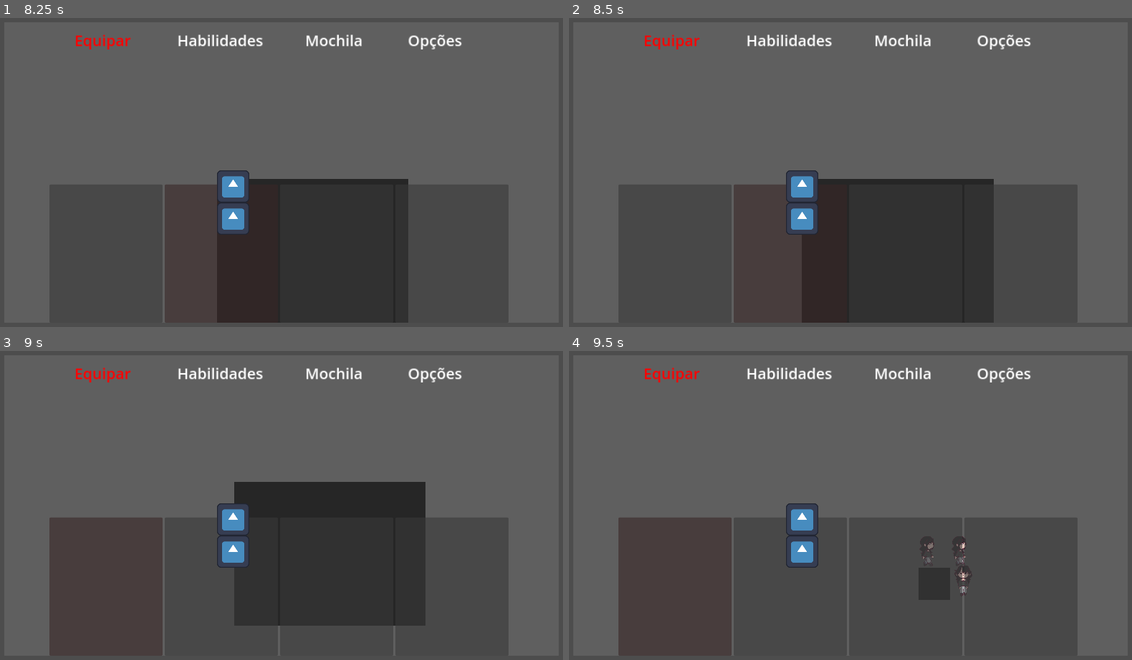
Above: before the commit, frames 1-4 (two rows, left to right).
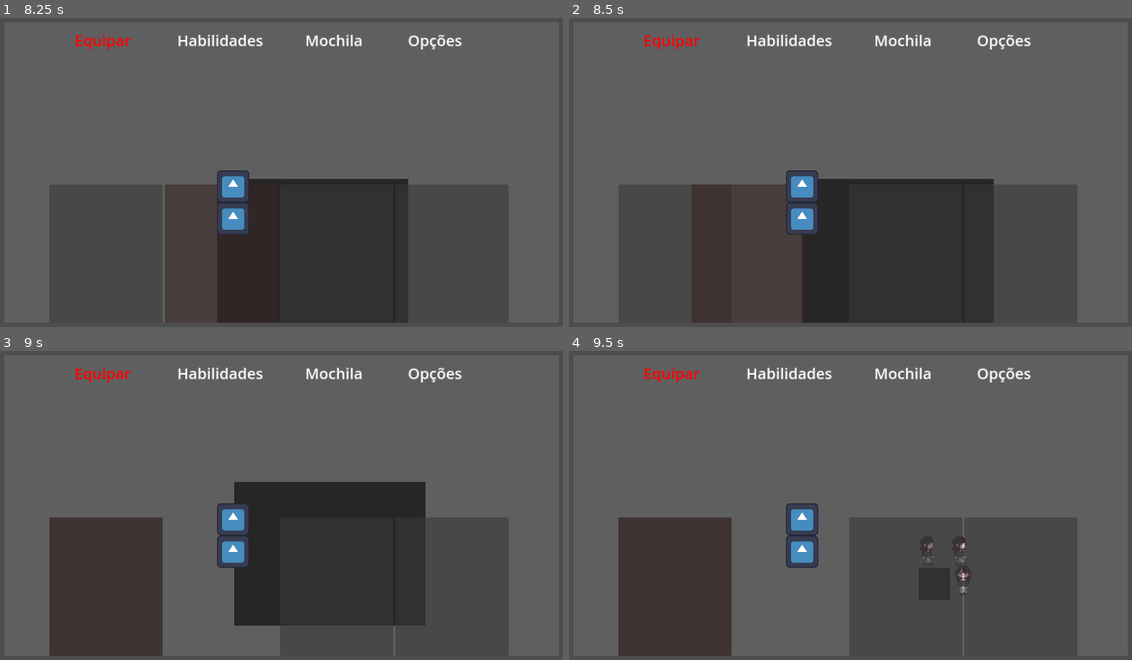
Above: after the commit, the same moments.

Repository: StarryDuckStudios/SOP
Game: Godot game, scene res://Cenas/main.tscn
Two runs of this game, one before a commit and one after it. Both use one fixed random seed, a clock stepped at 60 frames per second and the inputs below. The engine's default icon, where the game draws it, is replaced by a stand-in: a white triangle on a blue panel in a dark square.
Inputs:
- Up to frame 1 (8.25 s): tap Enter at 0.5, 5.75 s; hold Right (ui_right) 0.53-1.28 s; tap 1 (1) at 0.6, 2.3, 2.85, 4.55, 6.8, 7.35 s; tap 2 (2) at 0.8, 1.35, 3.05, 3.6, 5.3, 7.55, 8.1 s; tap Space at 1.25, 8 s; hold Down (ui_down) 1.28-2.03 s; tap Z (z) at 1.55, 2.1, 3.8, 6.05, 6.6 s; hold Right (ui_right) 2.03-2.78 s; hold Up (ui_up) 2.78-3.53 s; hold Left (ui_left) 3.53-5.03 s; tap 3 (3) at 4.35 s; hold Down (ui_down) 5.03-5.78 s; tap 4 (4) at 5.1 s; hold Right (ui_right) 5.78-6.53 s; tap X (x) at 5.85 s; hold Up (ui_up) 6.53-7.28 s; hold Right (ui_right) 7.28-8.03 s; hold Down (ui_down) from 8.03 s (still down)
- Up to frame 2 (8.5 s): keep holding Down (ui_down); tap Z (z) at 8.3 s
- Up to frame 3 (9 s): release Down (ui_down) at 8.78 s; hold Left (ui_left) from 8.78 s (still down); tap Z (z) at 8.85 s
- Up to frame 4 (9.5 s): keep holding Left (ui_left); tap 1 (1) at 9.05 s

Frame 1 is identical in both runs. In frame 2, 0.2% of the frame differs, in the area x 28-30%, y 53-99%; in frame 3, less than 0.1%; in frame 4, less than 0.1%.
Error after the commit: Invalid assignment of property or key 'modulate' with value of type 'String' on a base object of type 'null instance'. (res://scripts/menu.gd:45)

Commit message:
Navegação menu melhorada

Diff:
--- a/scripts/menu.gd
+++ b/scripts/menu.gd
@@ -62,6 +62,11 @@
 func modificar_action():
 	if get_node(caminho).get_child(control).name == "Equipar" or get_node(caminho).get_child(control).name == "Habilidades":
 		muda("Modificar_Menu")
+	if get_node(caminho).get_child(control).name == "Morgana":
+		muda("Modificar_Menu/Morgana")
+		var tween = create_tween()
+		tween.tween_property($Modificar_Menu/Morgana, "position", Vector2(0, 0), 0.5)
+
 func muda(func_caminho):
 	control_save.append(control)#Armazena o control para depois voltar ao mesmo lugar que estava
 	caminho = func_caminho
